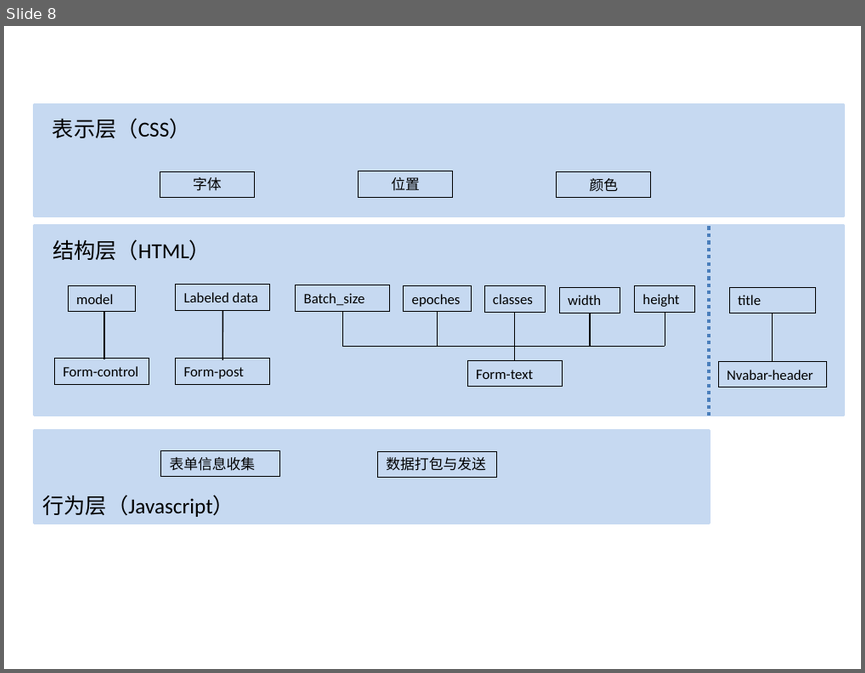
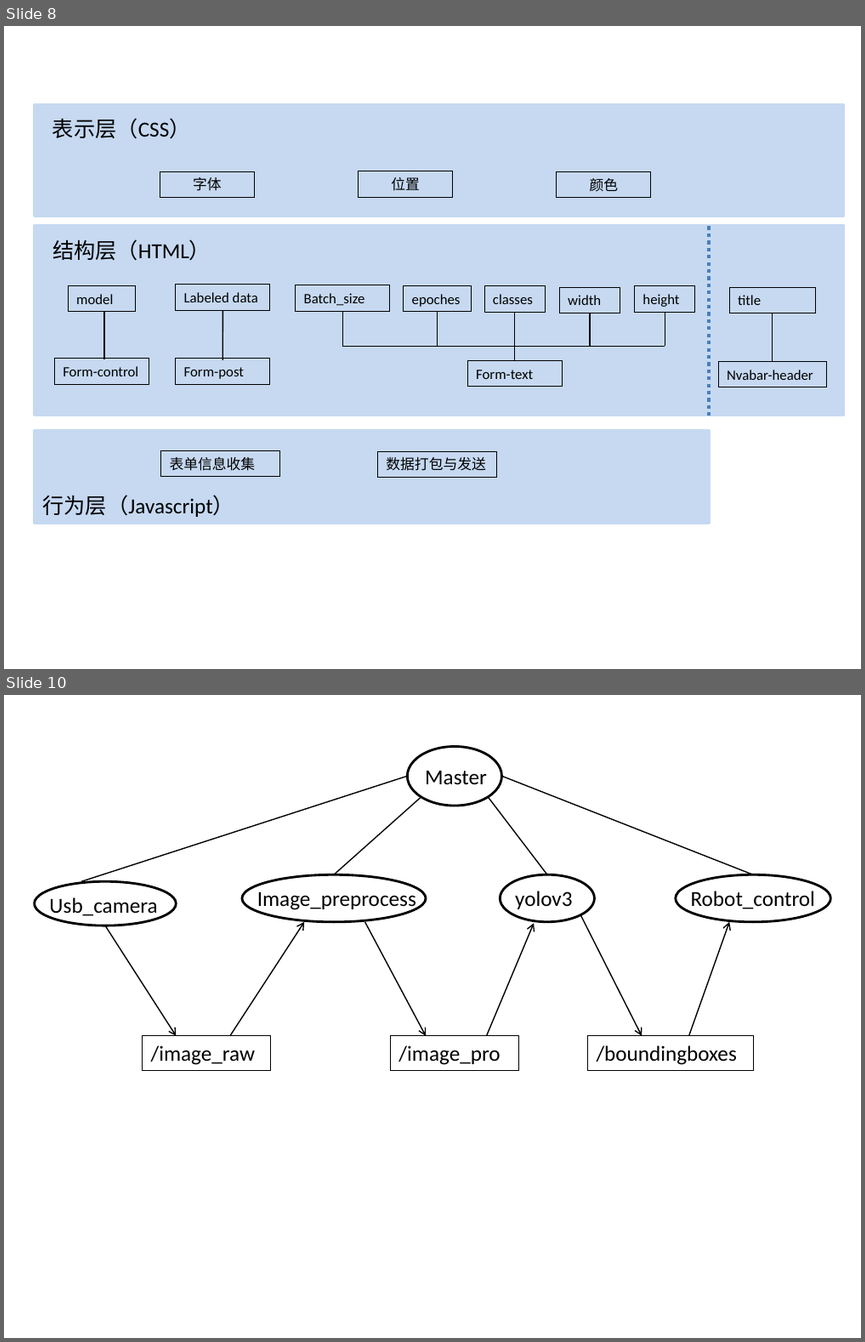
Before and after one commit to ZhuYuHe/biyelunwen, a slide deck: graph.pptx. Shown one above the other, each under a label of ours: slide 8 before the commit, slides 8 and 10 after it; the slides between them are not shown. The pictures are 865x673 and 865x1342 pixels, drawn with LibreOffice and Linux fonts; fonts in the diff are those of the drawing. Boxes give left, top, right and bottom in pixels: in the first picture for what was removed or moved away, otherwise in the second. Text is boxed around its words. In the diff, an @@ line names an element or a change of style, - is before the commit and + after.

```diff
--- a/graph.pptx
+++ b/graph.pptx
@@ slide 10 added at bbox=[4, 695, 861, 1338], background #FFFFFF @@
@@ ellipse added at bbox=[408, 746, 502, 805], fill #FFFFFF, outline #000000 2 pt @@
@@ text added at bbox=[425, 770, 487, 785], 18 pt, text #000000 @@
+Master
@@ line added from (82, 882) to (408, 777), #000000 1 pt @@
@@ line added from (753, 875) to (502, 777), #000000 1 pt @@
@@ line added from (334, 875) to (421, 797), #000000 1 pt @@
@@ line added from (547, 875) to (488, 797), #000000 1 pt @@
@@ ellipse added at bbox=[34, 882, 176, 925], fill #FFFFFF, outline #000000 2 pt @@
@@ text added at bbox=[49, 897, 157, 918], 18 pt, text #000000 @@
+Usb_camera
@@ ellipse added at bbox=[242, 875, 426, 922], fill #FFFFFF, outline #000000 2 pt @@
@@ text added at bbox=[257, 889, 416, 912], 18 pt, text #000000 @@
+Image_preprocess
@@ ellipse added at bbox=[500, 875, 595, 922], fill #FFFFFF, outline #000000 2 pt @@
@@ text added at bbox=[515, 891, 572, 909], 18 pt, text #000000 @@
+yolov3
@@ ellipse added at bbox=[675, 875, 830, 922], fill #FFFFFF, outline #000000 2 pt @@
@@ text added at bbox=[691, 891, 815, 912], 18 pt, text #000000 @@
+Robot_control
@@ arrow added from (230, 1036) to (304, 922), #000000 1 pt @@
@@ arrow added from (364, 922) to (426, 1036), #000000 1 pt @@
@@ arrow added from (487, 1036) to (534, 923), #000000 1 pt @@
@@ arrow added from (580, 915) to (642, 1036), #000000 1 pt @@
@@ arrow added from (688, 1036) to (729, 922), #000000 1 pt @@
@@ arrow added from (105, 925) to (177, 1036), #000000 1 pt @@
@@ rectangle added at bbox=[142, 1036, 270, 1071], outline #000000 0.75 pt, 18 pt, text #000000 @@
+/image_raw
@@ rectangle added at bbox=[391, 1036, 519, 1071], outline #000000 0.75 pt, 18 pt, text #000000 @@
+/image_pro
@@ rectangle added at bbox=[587, 1036, 753, 1071], outline #000000 0.75 pt, 18 pt, text #000000 @@
+/boundingboxes
```
Also in this commit, not shown: 1 other slide added, 4 other files.
